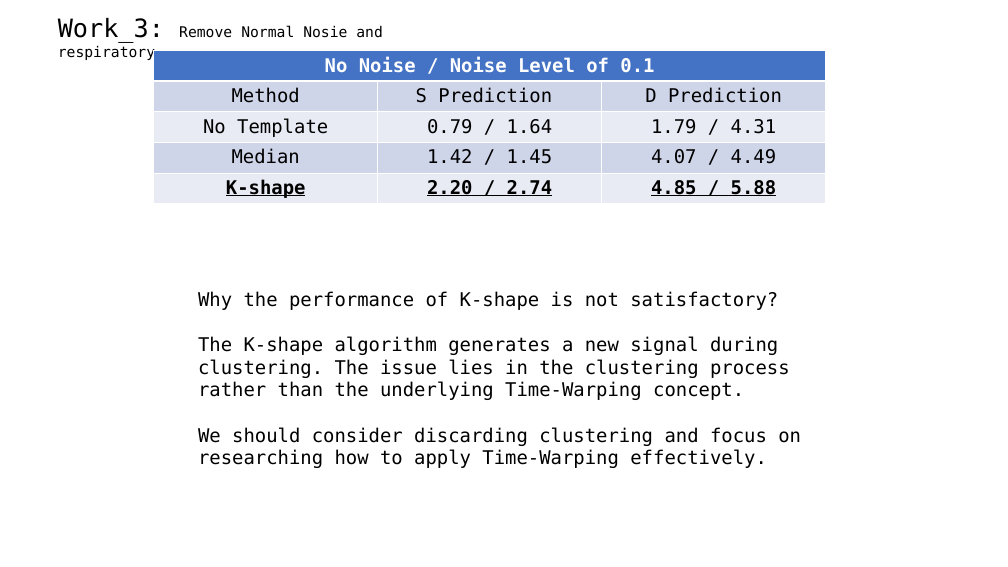
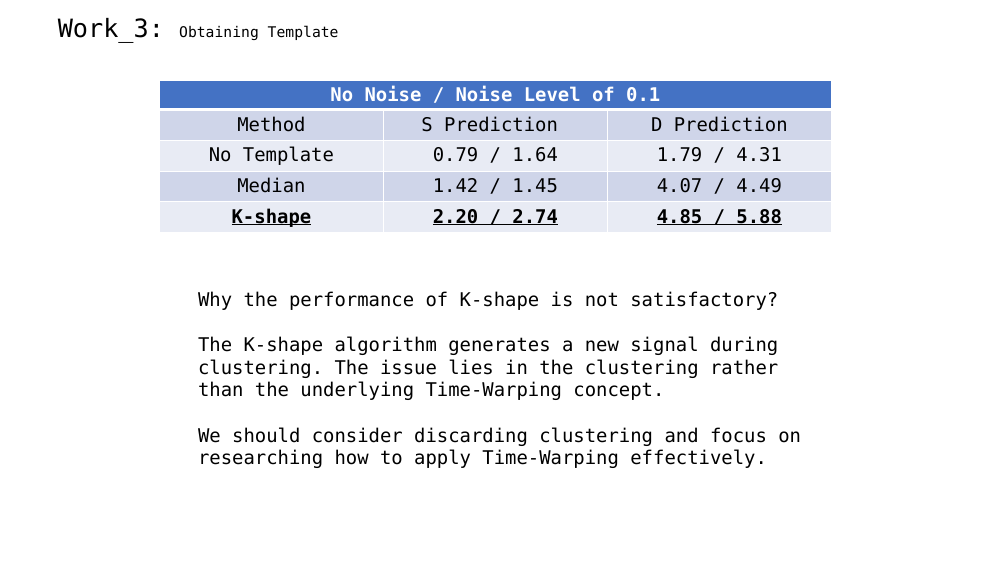
Before and after one commit to A-Big-Tortoise/Presentation, a slide deck: slide 11 of Presentation_918_JiayuChen.pptx. Drawn at 1008x567 pixels with LibreOffice and Linux fonts; fonts in the diff are those of the drawing. Boxes give left, top, right and bottom in pixels: in the first picture for what was removed or moved away, otherwise in the second. Text is boxed around its words. In the diff, an @@ line names an element or a change of style, - is before the commit and + after.

```diff
--- a/Presentation_918_JiayuChen.pptx
+++ b/Presentation_918_JiayuChen.pptx
@@ text at [58,18,339,43]: text changed @@
-Work_3: Remove Normal Nosie and respiratory
+Work_3: Obtaining Template
@@ table: place and size @@
-table at [154,51,825,203]
+table at [160,80,831,233]
@@ text at [198,336,778,400]: text changed @@
-The K-shape algorithm generates a new signal during clustering. The issue lies in the clustering process rather than the underlying Time-Warping concept.
+The K-shape algorithm generates a new signal during clustering. The issue lies in the clustering rather than the underlying Time-Warping concept.
```
Also in this commit, not shown: 10 other slides changed, 4 slides added, 3 slides removed, 57 other files.
